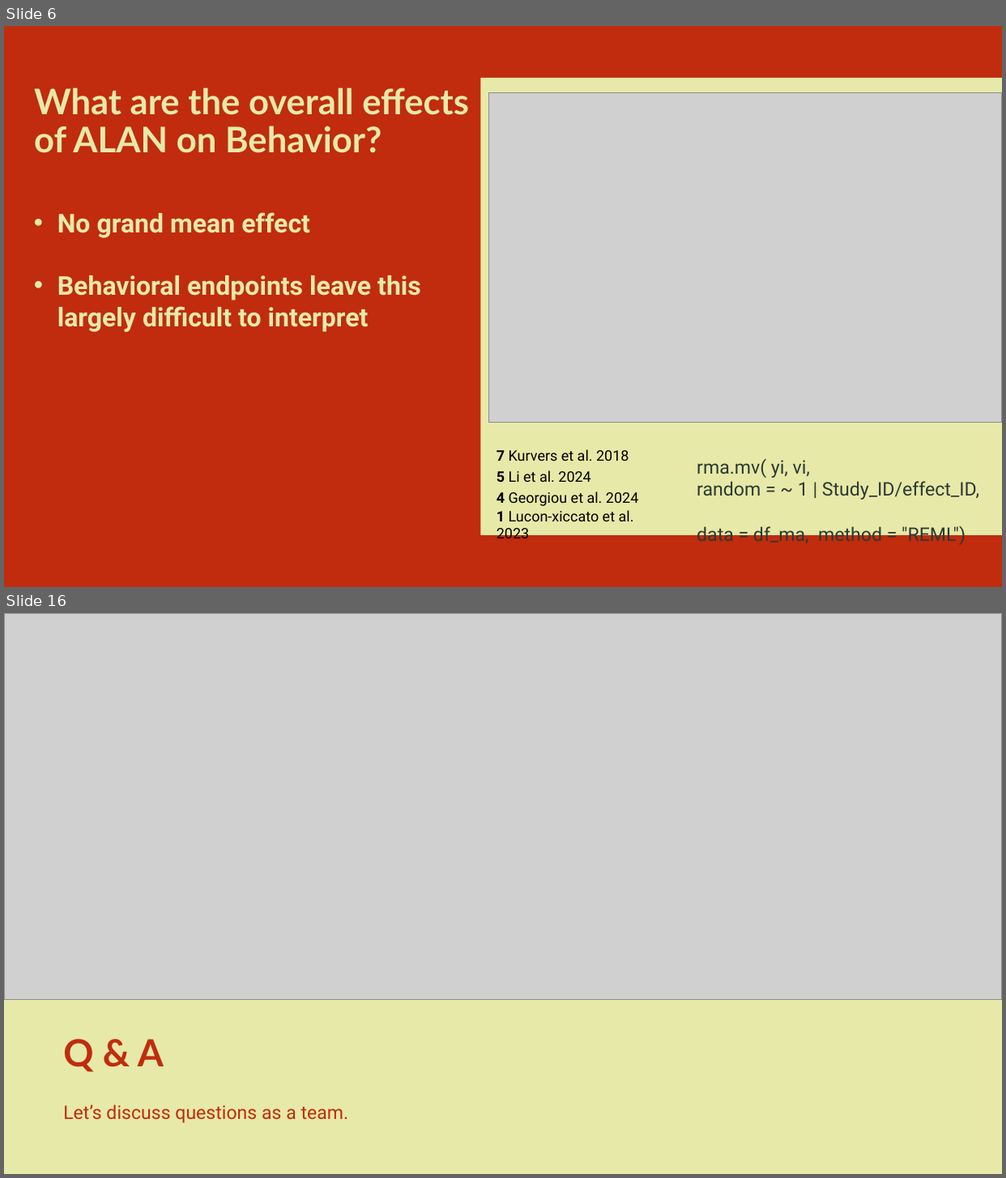
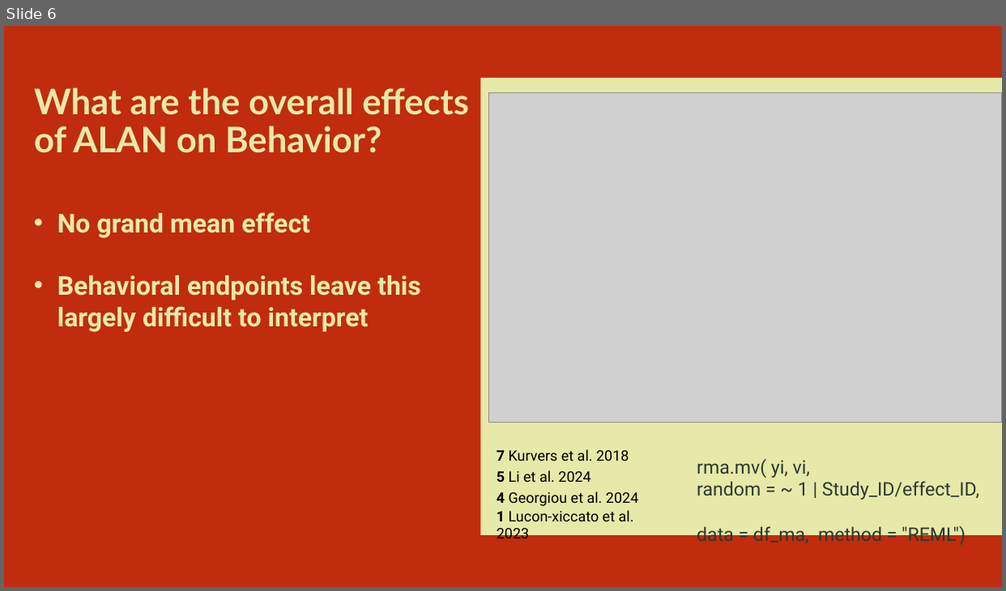
Before and after one commit to MaxxRAM/ALAN_MA_2026, a slide deck: MA spring 2026/The effects of ALAN on fish behavior.pptx. Shown one above the other, each under a label of ours: slides 6 and 16 before the commit, slide 6 after it; the slides between them are not shown. The pictures are 1006x1178 and 1006x591 pixels, drawn with LibreOffice and Linux fonts; fonts in the diff are those of the drawing; grey boxes stand for pictures. Boxes give left, top, right and bottom in pixels: in the first picture for what was removed or moved away, otherwise in the second. Text is boxed around its words. In the diff, an @@ line names an element or a change of style, - is before the commit and + after.

```diff
--- a/MA spring 2026/The effects of ALAN on fish behavior.pptx
+++ b/MA spring 2026/The effects of ALAN on fish behavior.pptx
@@ slide 16 removed at [4, 613, 1002, 1174], background #E7E9A8 @@
@@ picture removed at [4, 613, 1002, 1000] @@
@@ title removed at [63, 1039, 164, 1072] @@
-Q & A
@@ subtitle removed at [63, 1105, 349, 1123] @@
-Let’s discuss questions as a team.
```
Also in this commit, not shown: 2 slides changed, 3 slides added, 7 other slides removed, 4 other files.
